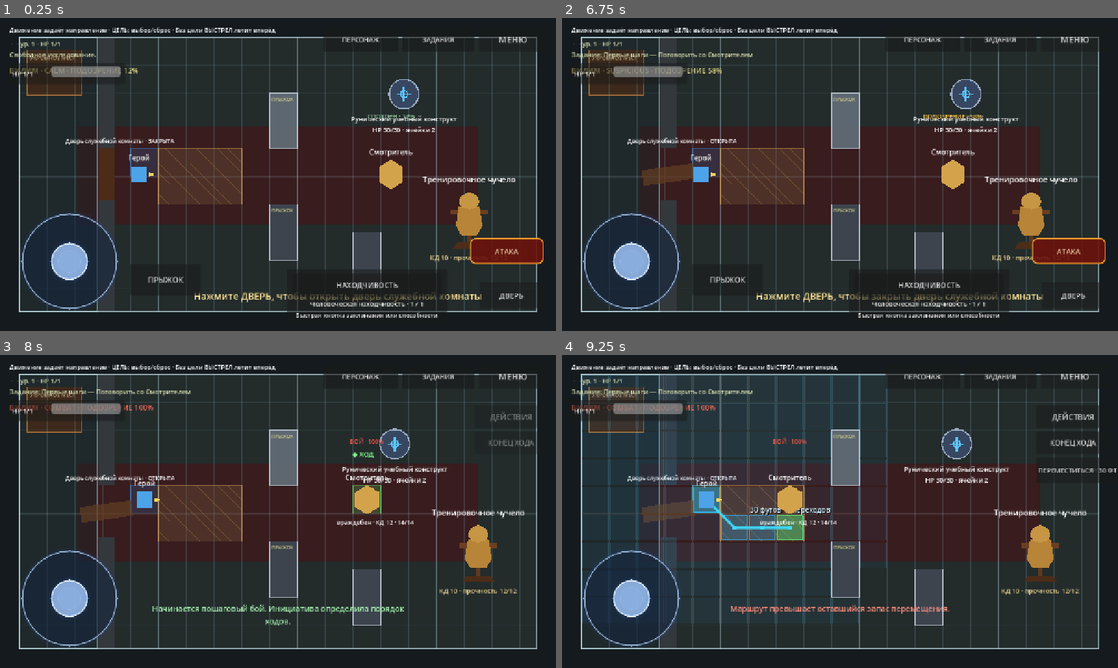
Above: before the commit, frames 1-4 (two rows, left to right).
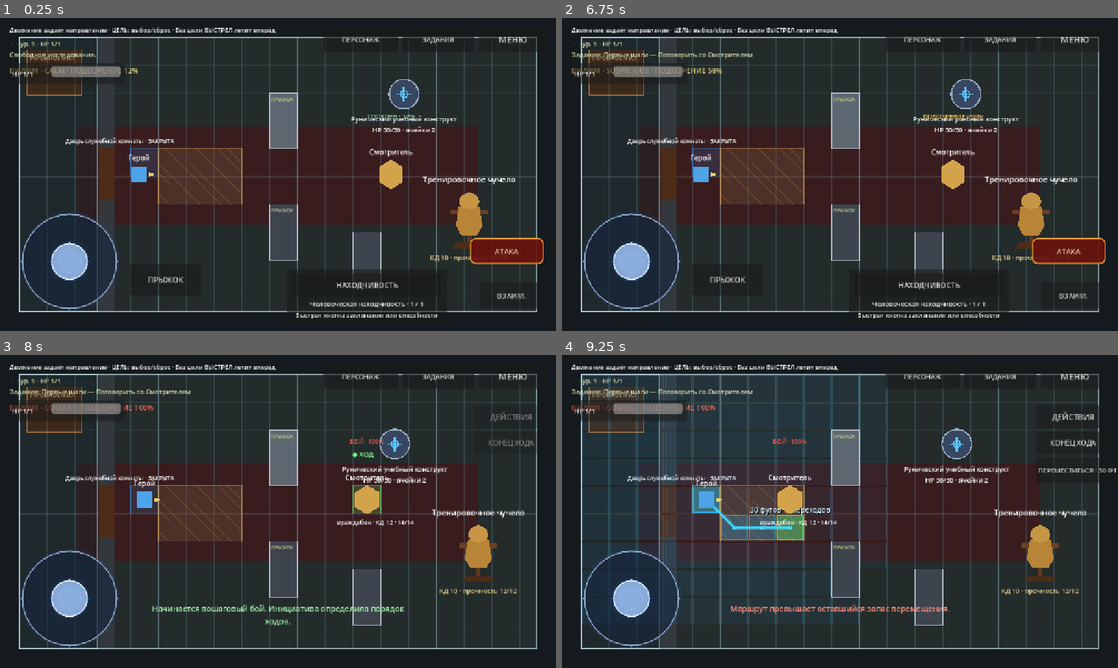
Above: after the commit, the same moments.

Repository: eretenkodaniil16-rgb/rpg-project
Game: Godot game, scene res://scenes/game/game.tscn
Same seed, same stepped clock (60 frames per second), same inputs: the game is played once before the commit and once after it. This scene is started directly instead of the project's main scene.
Inputs (mouse positions are in pixels of both pictures, inside the frame that each line leads up to):
- Up to frame 1 (0.25 s): no input
- Up to frame 2 (6.75 s): click "ДВЕРЬ" (after the commit: "ВЗАИМ.") at 0.5 s; click "МЕНЮ" at 1.25 s; click "Новая игра" at 2 s; click (840, 121) at 2.77 s; type "Alex" at 2.85 s; click "В главное меню" at 3.5 s; click "Новая игра" at 4.25 s; click (840, 121) at 5.02 s; type "Alex" at 5.1 s; click "В меню" at 5.75 s; click "Продолжить" at 6.5 s
- Up to frame 3 (8 s): click "ПРЫЖОК" at 7.25 s
- Up to frame 4 (9.25 s): tap Enter (ui_accept) at 8, 8.27 s; move the mouse to (962, 495) at 8.02 s; hold Right (ui_right) 8.03-8.75 s; tap C at 8.1 s; click (962, 495) at 8.17 s; drag from (728, 527) to (1040, 555) at 8.77 s

The runs differ from the first frame. In frame 1, 0.6% of the frame differs, in the area x 35-95%, y 87-91%; in frame 2, 1.0%, in the area x 14-95%, y 38-91%; in frame 3, 0.4%; in frame 4, 0.4%.

Commit message:
fix: keep door interaction clear of player spawn

Diff:
--- a/scripts/game/stealth_door.gd
+++ b/scripts/game/stealth_door.gd
@@ -87,7 +87,7 @@
 	_interaction_area = Area2D.new()
 	_interaction_area.name = "InteractionArea"
 	var interaction_shape := RectangleShape2D.new()
-	interaction_shape.size = door_size + Vector2(86.0, 64.0)
+	interaction_shape.size = door_size + Vector2(48.0, 64.0)
 	var interaction_collision := CollisionShape2D.new()
 	interaction_collision.shape = interaction_shape
 	_interaction_area.add_child(interaction_collision)
